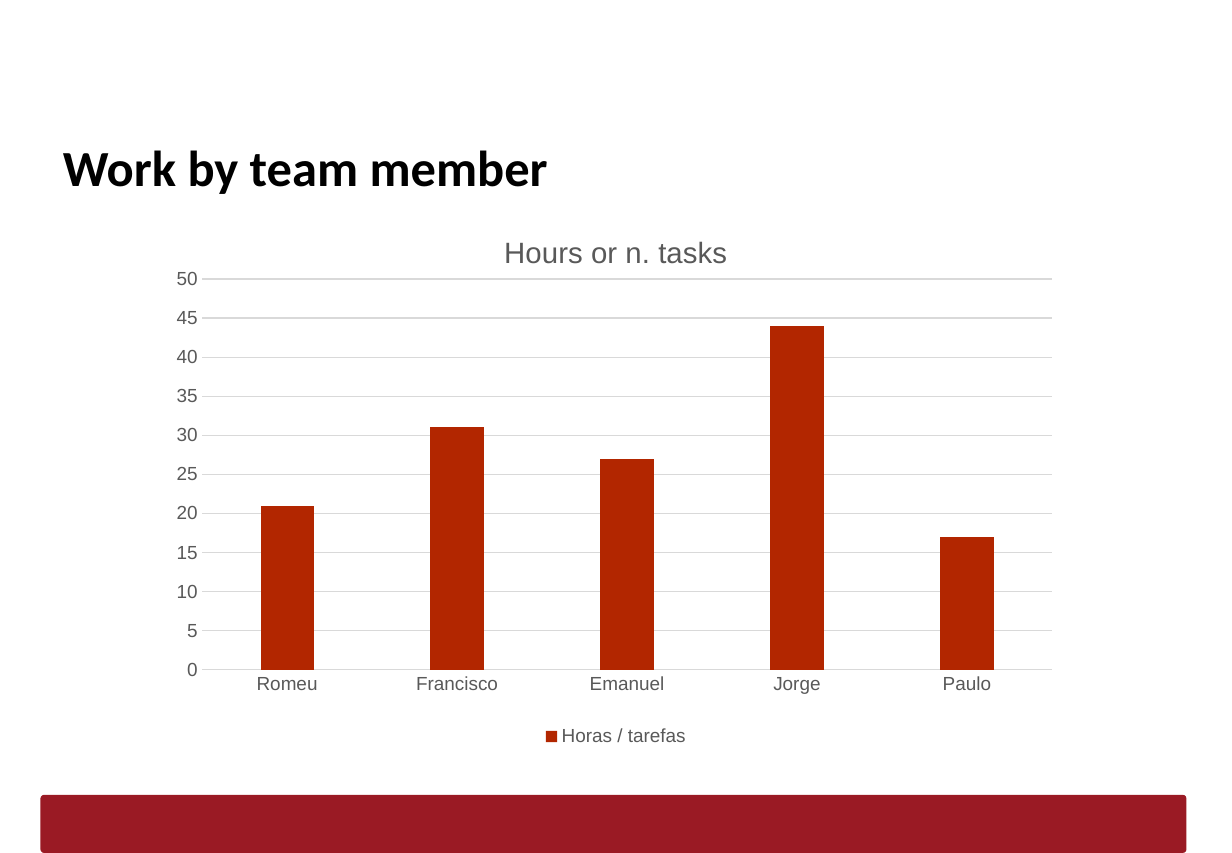
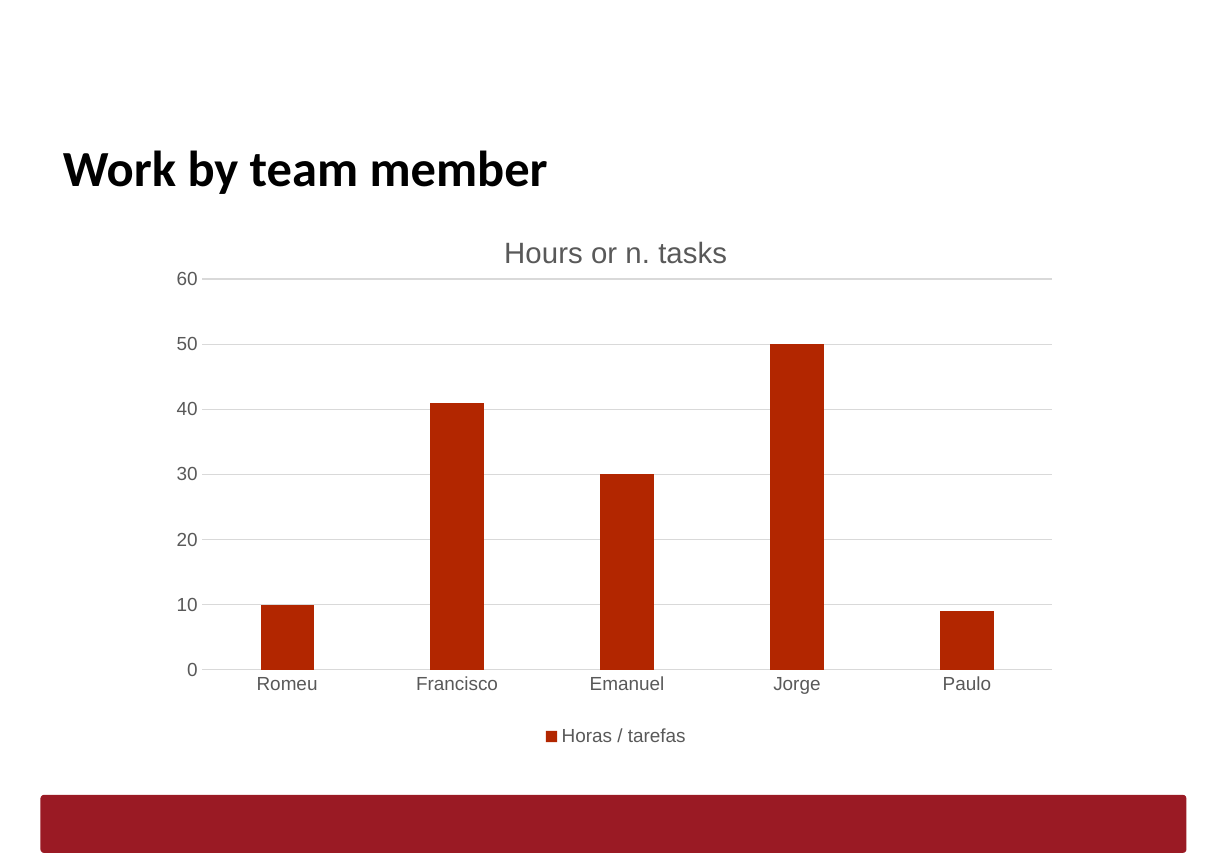
Before and after one commit to JorgeUbaldoR/sem3-25-pi-2024_25-G131, a slide deck: slide 6 of documentation/sprint1/LAPR3 - Sprint Status Report - Template - EN - Sprint1.pptx. Drawn at 1232x853 pixels with LibreOffice and Linux fonts; fonts in the diff are those of the drawing; background and template pictures are left out. Boxes give left, top, right and bottom in pixels: in the first picture for what was removed or moved away, otherwise in the second. Text is boxed around its words. In the diff, an @@ line names an element or a change of style, - is before the commit and + after.

```diff
--- a/documentation/sprint1/LAPR3 - Sprint Status Report - Template - EN - Sprint1.pptx
+++ b/documentation/sprint1/LAPR3 - Sprint Status Report - Template - EN - Sprint1.pptx
@@ column chart at [151, 214, 1081, 751] @@
-Horas / tarefas: 21, 31, 27, 44, 17
+Horas / tarefas: 10, 41, 30, 50, 9
```
Also in this commit, not shown: 2 other slides changed, 2 other files.
